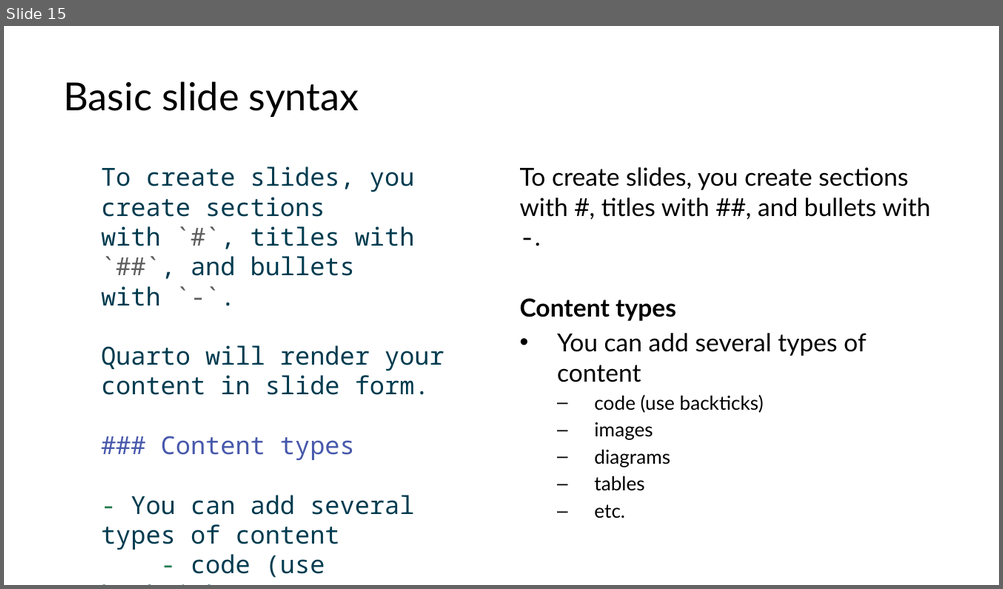
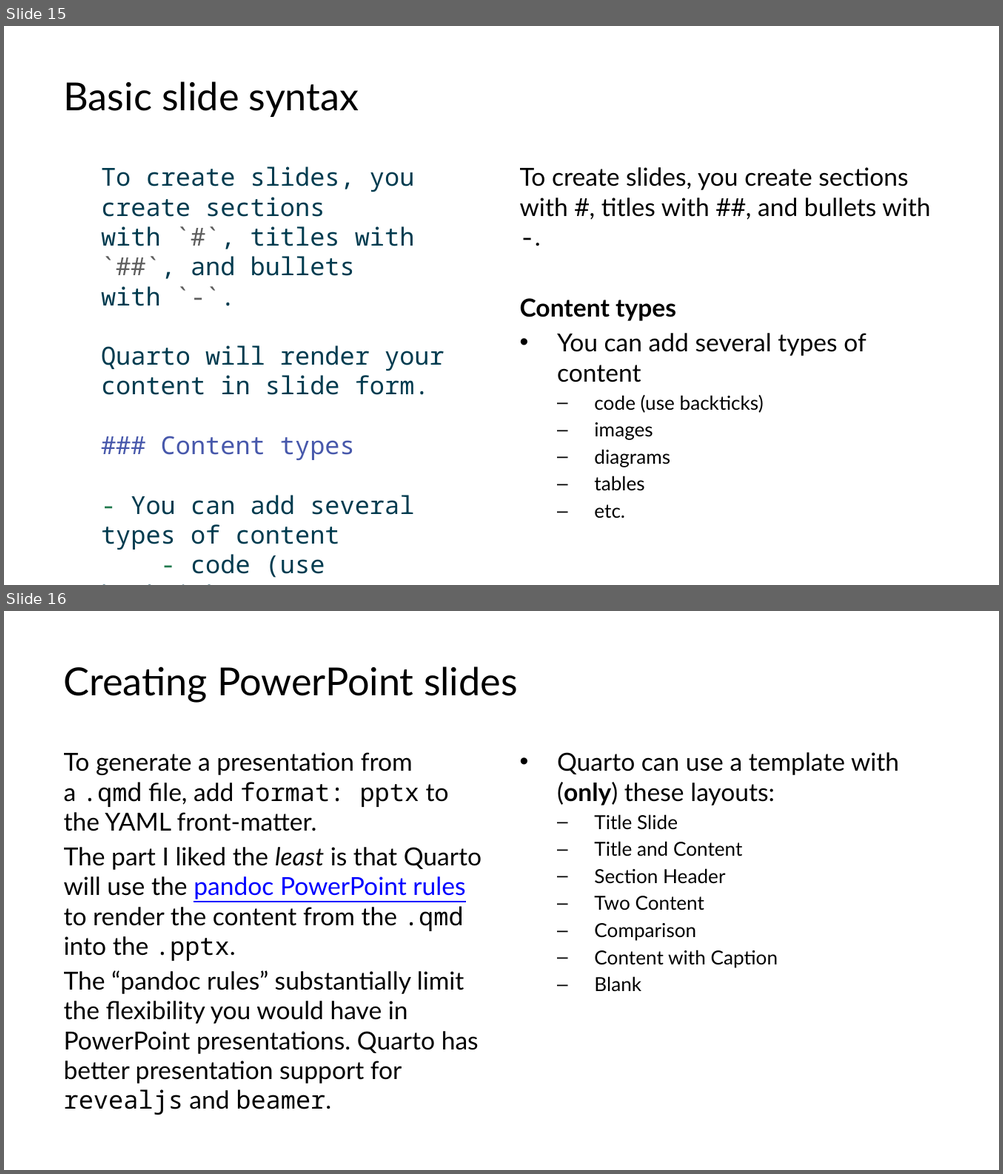
Before and after one commit to lucas-a-meyer/using-quarto, a slide deck: docs/presentation-orig.pptx. Shown one above the other, each under a label of ours: slide 15 before the commit, slides 15 and 16 after it. The pictures are 1003x589 and 1003x1174 pixels, drawn with LibreOffice and Linux fonts; fonts in the diff are those of the drawing. Boxes give left, top, right and bottom in pixels: in the first picture for what was removed or moved away, otherwise in the second. Text is boxed around its words. In the diff, an @@ line names an element or a change of style, - is before the commit and + after.

```diff
--- a/docs/presentation-orig.pptx
+++ b/docs/presentation-orig.pptx
@@ slide 16 added at [4,611,999,1170], background #FFFFFF @@
@@ title added at [64,667,518,703], 28 pt, text #000000 @@
+Creating PowerPoint slides
@@ text added at [64,752,481,1116], 18 pt, text #000000 @@
+To generate a presentation from a .qmd file, add format: pptx to the YAML front-matter.
+The part I liked the least is that Quarto will use the pandoc PowerPoint rules to render the content from the .qmd into the .pptx.
+The “pandoc rules” substantially limit the flexibility you would have in PowerPoint presentations. Quarto has better presentation support for revealjs and beamer.
@@ text added at [557,752,899,991], 14 pt, text #000000 @@
+• Quarto can use a template with (only) these layouts:
+  – Title Slide
+  – Title and Content
+  – Section Header
+  – Two Content
+  – Comparison
+  – Content with Caption
+  – Blank
```
Also in this commit, not shown: 1 slide changed, 2 other slides added, 44 other files.
